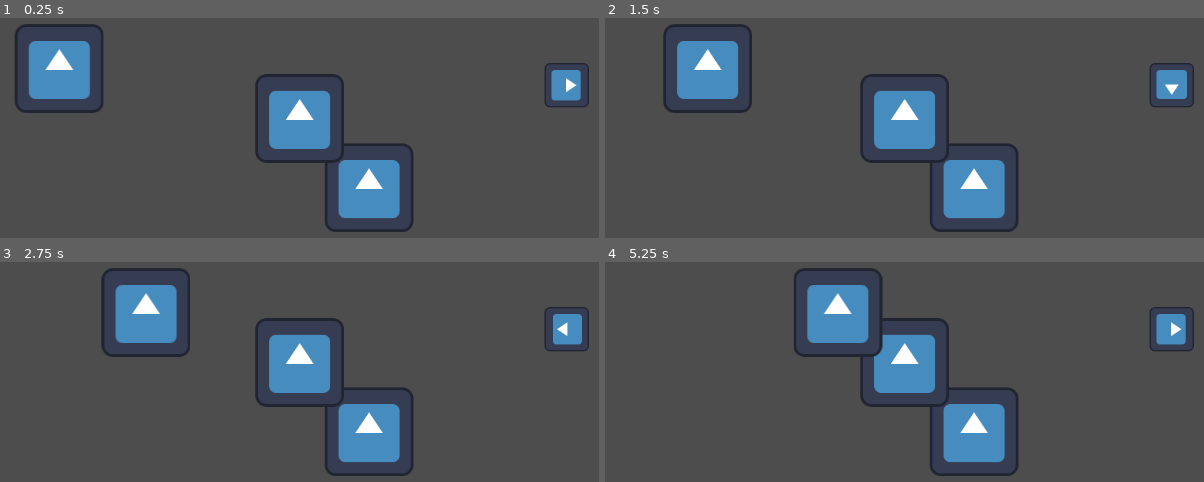
Above: before the commit, frames 1-4 (two rows, left to right).
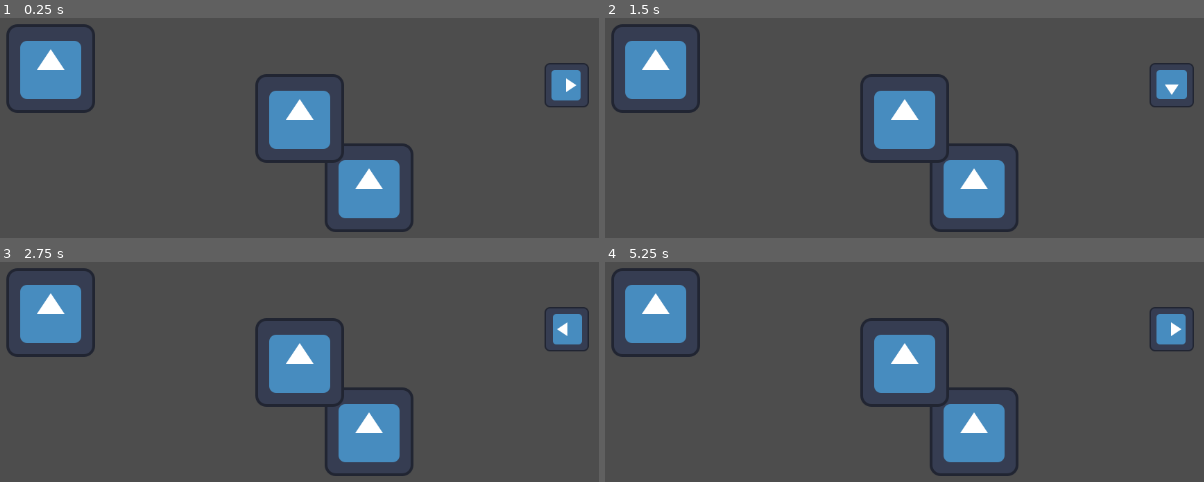
Above: after the commit, the same moments.

Repository: mogitdb/Intro2Godot
Game: Godot game, scene res://main.tscn
Two runs of this game, one before a commit and one after it. Both use one fixed random seed, a clock stepped at 60 frames per second and the inputs below. The engine's default icon, where the game draws it, is replaced by a stand-in: a white triangle on a blue panel in a dark square.
Inputs:
- Up to frame 1 (0.25 s): no input
- Up to frame 2 (1.5 s): tap Enter (ui_accept) at 0.5, 0.6, 0.77, 1.07, 1.35 s
- Up to frame 3 (2.75 s): tap Enter (ui_accept) at 1.52, 1.82, 2.1 s
- Up to frame 4 (5.25 s): tap Enter (ui_accept) at 2.85, 3.02, 3.32, 3.6, 3.77, 4.07, 4.35, 4.52, 4.82, 5.1 s

The runs differ from the first frame. In frame 1, 1.8% of the frame differs, in the area x 1-18%, y 2-44%; in frame 2, 5.6%; in frame 3, 6.9%; in frame 4, 7.0%, in the area x 1-47%, y 2-44%.

Commit message:
Exercise on Get & Set
GDScript Get & Set

Diff:
--- a/main.gd
+++ b/main.gd
@@ -1,39 +1,24 @@
 extends Node2D
 
-const DANGER: int = 5
-
-enum GAME_STATUS { PLAYING, PAUSED, GAME_OVER}
-
-@export var start_lives: int = 10
-
-@onready var icon_2 = $Icon2
-@onready var icon_3 = $Icon/Icon3
+#var _health: int
 
 
-var _lives: int = 15
-var _current_status: GAME_STATUS = GAME_STATUS.PLAYING
+var _health: int:
+	get = get_health, set = set_health
 
 # Called when the node enters the scene tree for the first time.
 func _ready():
-	print(_lives)
-	_lives = start_lives
-	print(icon_3.position)
-	print(icon_3.global_position)
-
+	_health = (100)
+	print(_health)
 
 # Called every frame. 'delta' is the elapsed time since the previous frame.
 func _process(delta):
-	if Input.is_action_just_pressed("ui_accept") == true:
-		reduce_lives()
+	pass
 
-	icon_2.position.x += delta * 50.0
+func get_health() -> int:
+	print("Getting")
+	return _health
 
-
-func reduce_lives() -> void:
-	_lives -= 1
-	if _lives <= 0:
-		print("DEAD")
-	elif _lives <= DANGER:
-		print("DANGER!:", _lives)
-	else:
-		print("OUCH!:", _lives)
+func set_health(value: int) -> void:
+	print("Setting")
+	_health = value
--- a/main.tscn
+++ b/main.tscn
@@ -6,7 +6,6 @@
 
 [node name="Main" type="Node2D"]
 script = ExtResource("1_pst5m")
-start_lives = 16
 
 [node name="Icon" type="Sprite2D" parent="."]
 position = Vector2(659, 372)
